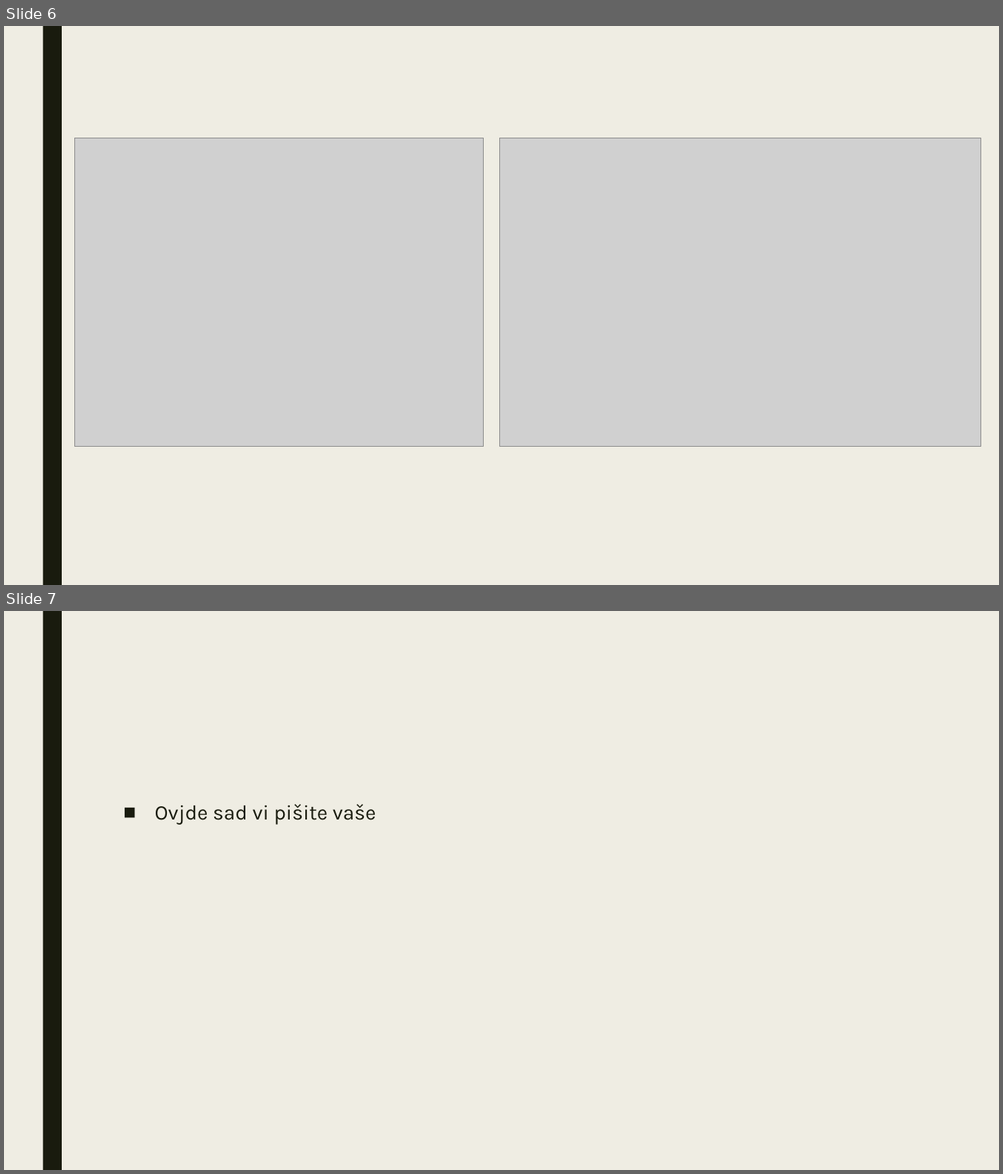
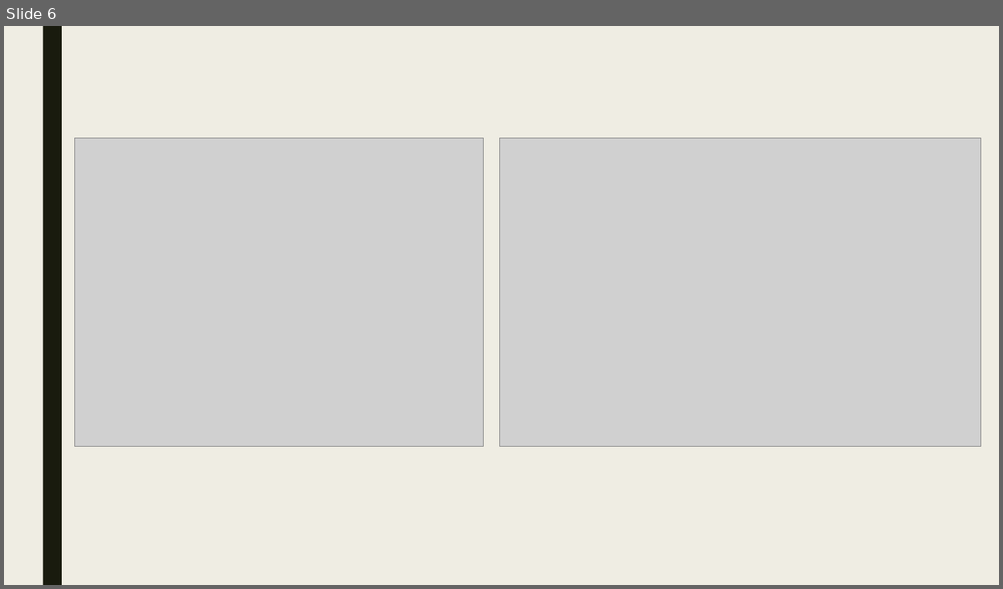
Before and after one commit to ooad-2016-2017/Tim1-HDD, a slide deck: eBolnica.pptx. Shown one above the other, each under a label of ours: slides 6 and 7 before the commit, slide 6 after it. The pictures are 1003x1174 and 1003x589 pixels, drawn with LibreOffice and Linux fonts; fonts in the diff are those of the drawing; grey boxes stand for pictures. Boxes give left, top, right and bottom in pixels: in the first picture for what was removed or moved away, otherwise in the second. Text is boxed around its words. In the diff, an @@ line names an element or a change of style, - is before the commit and + after.

```diff
--- a/eBolnica.pptx
+++ b/eBolnica.pptx
@@ slide 7 removed at [4, 611, 999, 1170], background #EFEDE3; not listed: 1 template element that a slide beside it also shows @@
@@ text removed at [155, 804, 376, 825] @@
-■ Ovjde sad vi pišite vaše
```
Also in this commit, not shown: 7 slides added.
